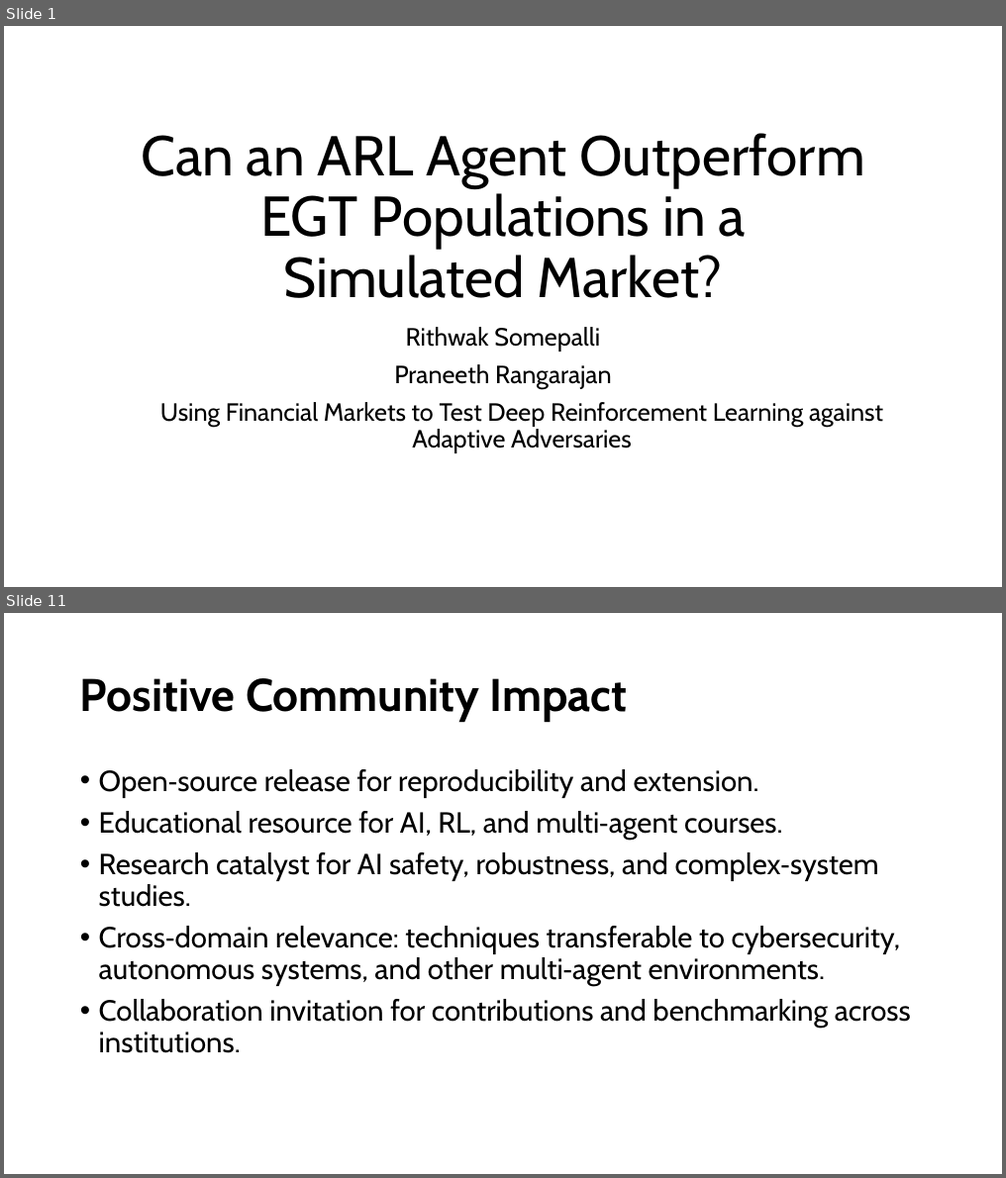
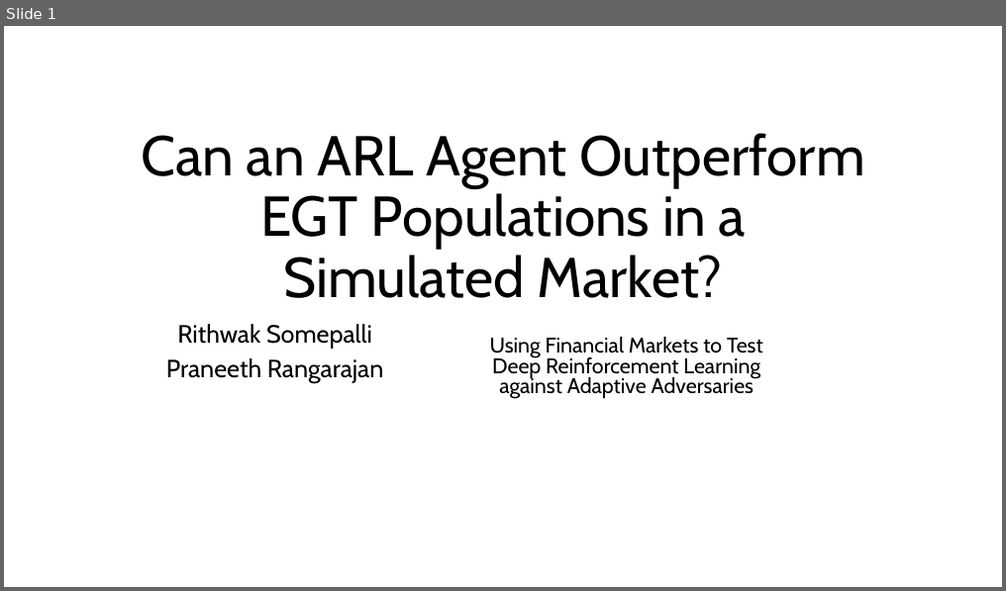
Before and after one commit to Srithwak/Coevolutionary_ARL_vs_EGT_agents_research, a slide deck: presentation.pptx. Shown one above the other, each under a label of ours: slides 1 and 11 before the commit, slide 1 after it; the slides between them are not shown. The pictures are 1006x1178 and 1006x591 pixels, drawn with LibreOffice and Linux fonts; fonts in the diff are those of the drawing. Boxes give left, top, right and bottom in pixels: in the first picture for what was removed or moved away, otherwise in the second. Text is boxed around its words. In the diff, an @@ line names an element or a change of style, - is before the commit and + after.

Commit message:
Pushing initial formatted ppt

```diff
--- a/presentation.pptx
+++ b/presentation.pptx
@@ slide 11 removed at (4, 613, 1002, 1174), background #FFFFFF @@
@@ title removed at (80, 678, 628, 722) @@
-Positive Community Impact
@@ text removed at (99, 769, 911, 1054) @@
-• Open‑source release for reproducibility and extension.
-• Educational resource for AI, RL, and multi‑agent courses.
-• Research catalyst for AI safety, robustness, and complex‑system studies.
-• Cross‑domain relevance: techniques transferable to cybersecurity, autonomous systems, and other multi‑agent environments.
-• Collaboration invitation for contributions and benchmarking across institutions.
@@ slide 1 changed as well @@
@@ subtitle "Rithwak Somepalli" at (166, 324, 383, 383): line spacing 0.9 to 0.8 @@
@@ text "Using Financial Markets to Test ...": place and size @@
-text "Using Financial Markets to Test ..." at (160, 402, 883, 454)
+text "Using Financial Markets to Test ..." at (490, 337, 763, 399)
@@ text "Using Financial Markets to Test ..." at (490, 337, 763, 399): size 24 to 20.4 pt; line spacing 0.9 to 0.8 @@
```
Also in this commit, not shown: 5 other slides changed, 10 slides added, 8 other slides removed.
